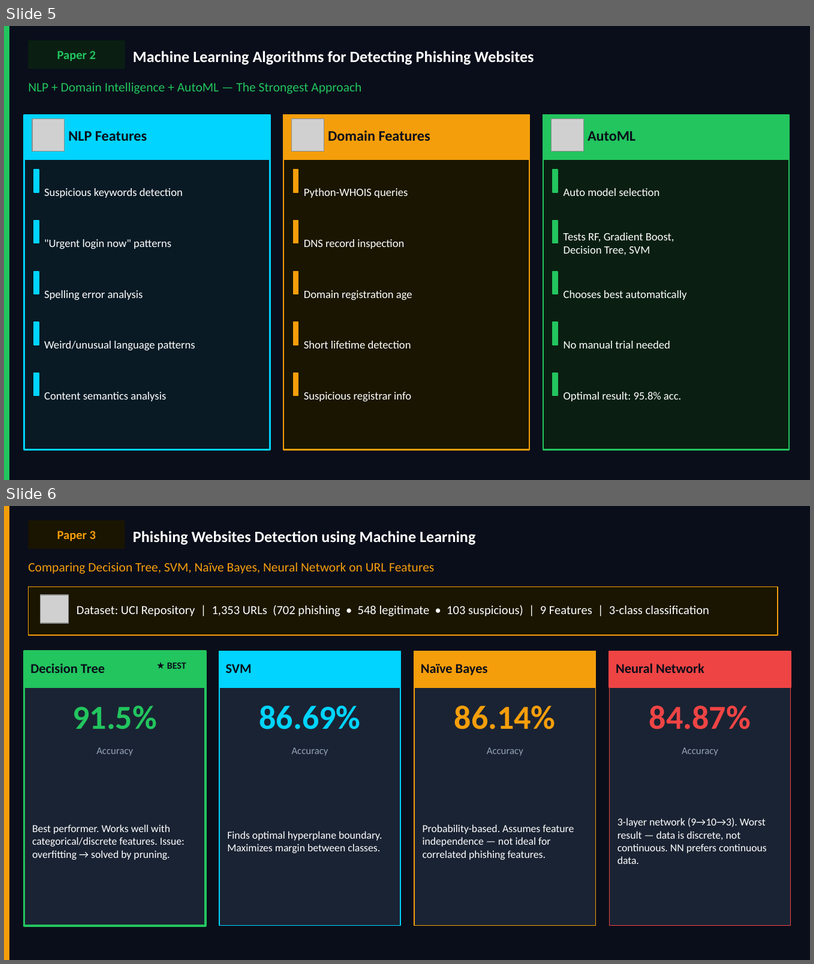
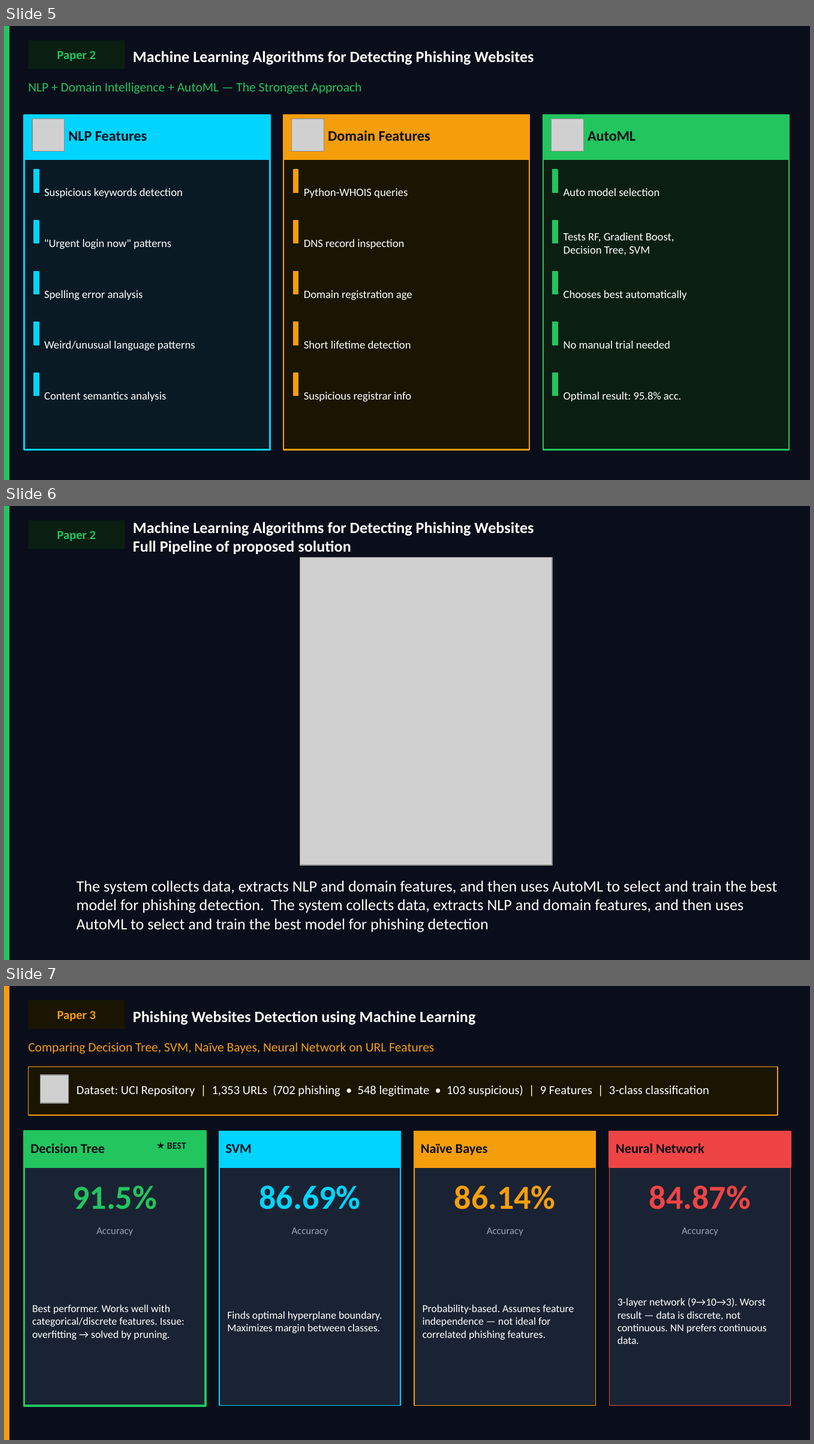
Before and after one commit to hamasli/phishing-detection-machine-learning, a slide deck: phishing_detection_ML.pptx. Shown one above the other, each under a label of ours: slides 5 and 6 before the commit, slides 5, 6 and 7 after it. The pictures are 814x964 and 814x1444 pixels, drawn with LibreOffice and Linux fonts; fonts in the diff are those of the drawing; grey boxes stand for pictures. Boxes give left, top, right and bottom in pixels: in the first picture for what was removed or moved away, otherwise in the second. Text is boxed around its words. In the diff, an @@ line names an element or a change of style, - is before the commit and + after.

```diff
--- a/phishing_detection_ML.pptx
+++ b/phishing_detection_ML.pptx
@@ slide 6 added at <box>4,506,810,960</box>, background #0A0E1A @@
@@ rectangle added at <box>4,506,9,959</box>, fill #22C55E, outline #22C55E 1 pt @@
@@ rectangle added at <box>28,520,125,549</box>, fill #0A1F12, 11 pt, text #22C55E, bold @@
+Paper 2
@@ text added at <box>133,522,534,554</box>, 14 pt, text #FFFFFF, bold @@
+Machine Learning Algorithms for Detecting Phishing Websites
+Full Pipeline of proposed solution
@@ picture added at <box>300,558,552,865</box> @@
@@ text added at <box>77,880,777,932</box>, 14 pt, text #FFFFFF @@
+The system collects data, extracts NLP and domain features, and then uses AutoML to select and train the best model for phishing detection. The system collects data, extracts NLP and domain features, and then uses AutoML to select and train the best model for phishing detection
@@ what was slide 6 is now slide 7 @@
```
Also in this commit, not shown: 6 slides changed, 1 other file.
